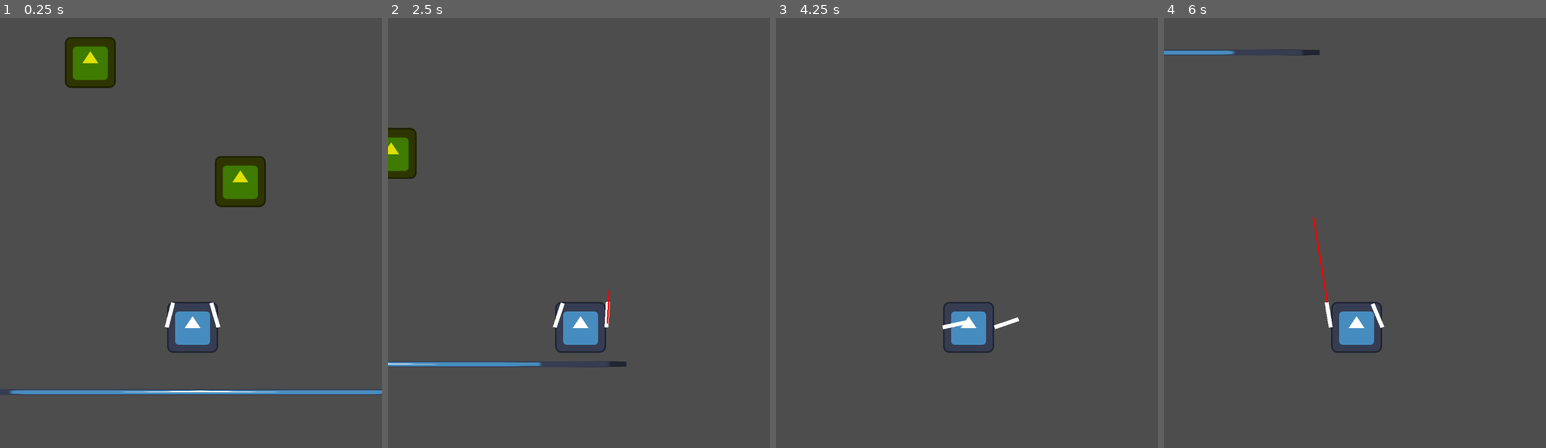
Above: before the commit, frames 1-4 (left to right).
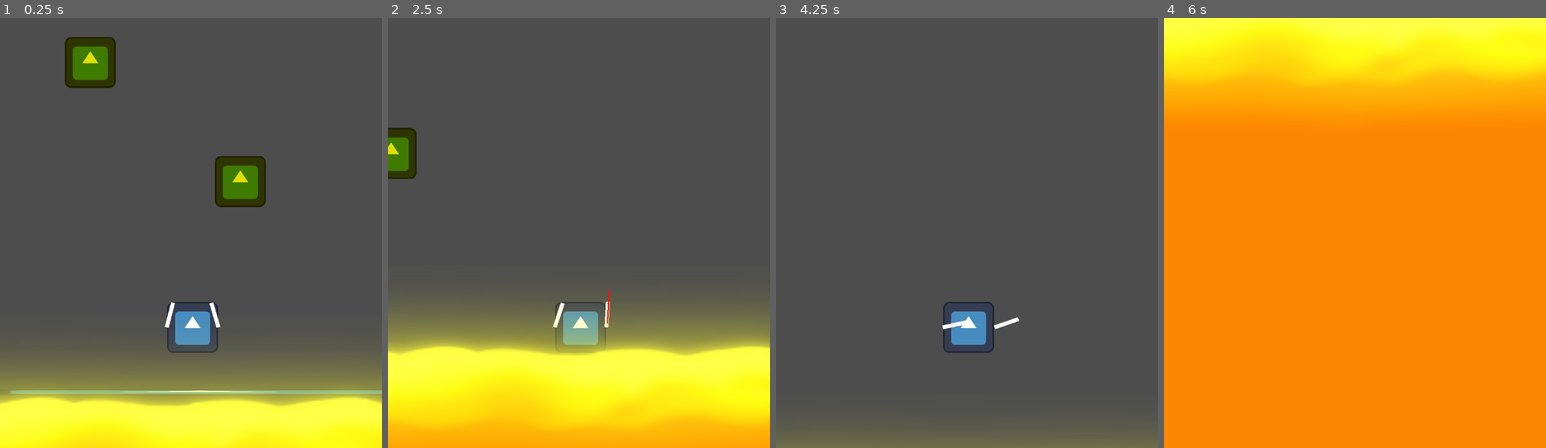
Above: after the commit, the same moments.

Repository: Z3BINI/mini_jam_june
Game: Godot game, scene res://scenes/world/testing_grounds.tscn
The game is run twice, just before and just after one commit, with the same random seed, the same clock (stepped at 60 frames per second) and the same inputs. The project has no main scene, so this scene is started directly. The engine's default icon, where the game draws it, is replaced by a stand-in: a white triangle on a blue panel in a dark square.
Inputs (mouse positions are in pixels of both pictures, inside the frame that each line leads up to):
- Up to frame 1 (0.25 s): no input
- Up to frame 2 (2.5 s): move the mouse to (663, 211) at 0.52 s; hold D (move_right) 0.53-1.28 s; hold Space (boost) 0.53-1.28 s; move the mouse to (502, 254) at 1.27 s; hold A (move_left) 1.28-2.03 s; click (502, 254) at 1.35 s; move the mouse to (617, 138) at 2.02 s; hold D (move_right) from 2.03 s (still down); hold Right mouse button (shoot_grapple_right) from 2.03 s (still down)
- Up to frame 3 (4.25 s): move the mouse to (947, 319) at 2.77 s; release Right mouse button (shoot_grapple_right) at 2.78 s; tap Space (boost) at 2.85 s; move the mouse to (1081, 297) at 3.52 s; release D (move_right) at 3.53 s; press the mouse at (1081, 297) at 3.53 s; hold A (move_left) from 3.53 s (still down)
- Up to frame 4 (6 s): move the mouse to (1240, 168) at 4.27 s; release the mouse at (1240, 168) at 4.28 s; right-click (1240, 168) at 4.35 s; move the mouse to (1374, 233) at 5.02 s; hold Space (boost) 5.03-5.78 s; move the mouse to (1297, 125) at 5.77 s; release A (move_left) at 5.78 s; hold D (move_right) from 5.78 s (still down); click (1297, 125) at 5.85 s

The runs differ from the first frame. In frame 1, 20% of the frame differs, in the area x 0-100%, y 79-100%; in frame 2, 32%; in frame 3, 2.0%; in frame 4, 100%, in the area x 0-100%, y 0-100%.

Commit message:
Testing lava movement

Diff:
--- a/scenes/world/testing_grounds.tscn
+++ b/scenes/world/testing_grounds.tscn
@@ -1,7 +1,8 @@
-[gd_scene load_steps=6 format=3 uid="uid://y2c83o11ef3t"]
+[gd_scene load_steps=7 format=3 uid="uid://y2c83o11ef3t"]
 
 [ext_resource type="Texture2D" uid="uid://cgoup5237bs31" path="res://icon.svg" id="1_6ya5b"]
 [ext_resource type="PackedScene" uid="uid://c70fmn0cl4qur" path="res://scenes/entities/player.tscn" id="2_0gv5v"]
+[ext_resource type="PackedScene" uid="uid://chpbx5nn0gyqx" path="res://scenes/objects/lava.tscn" id="3_n7ekt"]
 
 [sub_resource type="RectangleShape2D" id="RectangleShape2D_n4yv0"]
 size = Vector2(1388, 16)
@@ -30,87 +31,92 @@
 [node name="Camera2D" type="Camera2D" parent="Player"]
 position = Vector2(-4, -237)
 
-[node name="StaticBody2D" type="StaticBody2D" parent="."]
+[node name="Platforms" type="Node" parent="."]
+
+[node name="StaticBody2D" type="StaticBody2D" parent="Platforms"]
 position = Vector2(101, -529)
 
-[node name="Sprite2D" type="Sprite2D" parent="StaticBody2D"]
+[node name="Sprite2D" type="Sprite2D" parent="Platforms/StaticBody2D"]
 modulate = Color(0.876007, 0.876007, 0, 1)
 texture = ExtResource("1_6ya5b")
 
-[node name="Grappable4" type="Area2D" parent="StaticBody2D"]
+[node name="Grappable4" type="Area2D" parent="Platforms/StaticBody2D"]
 collision_layer = 8
 collision_mask = 4
 
-[node name="CollisionShape2D" type="CollisionShape2D" parent="StaticBody2D/Grappable4"]
+[node name="CollisionShape2D" type="CollisionShape2D" parent="Platforms/StaticBody2D/Grappable4"]
 shape = SubResource("RectangleShape2D_dvjih")
 
-[node name="CollisionShape2D" type="CollisionShape2D" parent="StaticBody2D"]
+[node name="CollisionShape2D" type="CollisionShape2D" parent="Platforms/StaticBody2D"]
 shape = SubResource("CircleShape2D_xoad2")
 
-[node name="StaticBody2D3" type="StaticBody2D" parent="."]
+[node name="StaticBody2D3" type="StaticBody2D" parent="Platforms"]
 position = Vector2(254, -1059)
 
-[node name="Sprite2D" type="Sprite2D" parent="StaticBody2D3"]
+[node name="Sprite2D" type="Sprite2D" parent="Platforms/StaticBody2D3"]
 modulate = Color(0.876007, 0.876007, 0, 1)
 texture = ExtResource("1_6ya5b")
 
-[node name="Grappable4" type="Area2D" parent="StaticBody2D3"]
+[node name="Grappable4" type="Area2D" parent="Platforms/StaticBody2D3"]
 collision_layer = 8
 collision_mask = 4
 
-[node name="CollisionShape2D" type="CollisionShape2D" parent="StaticBody2D3/Grappable4"]
+[node name="CollisionShape2D" type="CollisionShape2D" parent="Platforms/StaticBody2D3/Grappable4"]
 shape = SubResource("RectangleShape2D_dvjih")
 
-[node name="CollisionShape2D" type="CollisionShape2D" parent="StaticBody2D3"]
+[node name="CollisionShape2D" type="CollisionShape2D" parent="Platforms/StaticBody2D3"]
 shape = SubResource("CircleShape2D_xoad2")
 
-[node name="StaticBody2D4" type="StaticBody2D" parent="."]
+[node name="StaticBody2D4" type="StaticBody2D" parent="Platforms"]
 position = Vector2(-281, -1490)
 
-[node name="Sprite2D" type="Sprite2D" parent="StaticBody2D4"]
+[node name="Sprite2D" type="Sprite2D" parent="Platforms/StaticBody2D4"]
 modulate = Color(0.876007, 0.876007, 0, 1)
 texture = ExtResource("1_6ya5b")
 
-[node name="Grappable4" type="Area2D" parent="StaticBody2D4"]
+[node name="Grappable4" type="Area2D" parent="Platforms/StaticBody2D4"]
 collision_layer = 8
 collision_mask = 4
 
-[node name="CollisionShape2D" type="CollisionShape2D" parent="StaticBody2D4/Grappable4"]
+[node name="CollisionShape2D" type="CollisionShape2D" parent="Platforms/StaticBody2D4/Grappable4"]
 shape = SubResource("RectangleShape2D_dvjih")
 
-[node name="CollisionShape2D" type="CollisionShape2D" parent="StaticBody2D4"]
+[node name="CollisionShape2D" type="CollisionShape2D" parent="Platforms/StaticBody2D4"]
 shape = SubResource("CircleShape2D_xoad2")
 
-[node name="StaticBody2D5" type="StaticBody2D" parent="."]
+[node name="StaticBody2D5" type="StaticBody2D" parent="Platforms"]
 position = Vector2(367, -1861)
 
-[node name="Sprite2D" type="Sprite2D" parent="StaticBody2D5"]
+[node name="Sprite2D" type="Sprite2D" parent="Platforms/StaticBody2D5"]
 modulate = Color(0.876007, 0.876007, 0, 1)
 texture = ExtResource("1_6ya5b")
 
-[node name="Grappable4" type="Area2D" parent="StaticBody2D5"]
+[node name="Grappable4" type="Area2D" parent="Platforms/StaticBody2D5"]
 collision_layer = 8
 collision_mask = 4
 
-[node name="CollisionShape2D" type="CollisionShape2D" parent="StaticBody2D5/Grappable4"]
+[node name="CollisionShape2D" type="CollisionShape2D" parent="Platforms/StaticBody2D5/Grappable4"]
 shape = SubResource("RectangleShape2D_dvjih")
 
-[node name="CollisionShape2D" type="CollisionShape2D" parent="StaticBody2D5"]
+[node name="CollisionShape2D" type="CollisionShape2D" parent="Platforms/StaticBody2D5"]
 shape = SubResource("CircleShape2D_xoad2")
 
-[node name="StaticBody2D2" type="StaticBody2D" parent="."]
+[node name="StaticBody2D2" type="StaticBody2D" parent="Platforms"]
 position = Vector2(-276, -828)
 
-[node name="Sprite2D" type="Sprite2D" parent="StaticBody2D2"]
+[node name="Sprite2D" type="Sprite2D" parent="Platforms/StaticBody2D2"]
 modulate = Color(0.876007, 0.876007, 0, 1)
 texture = ExtResource("1_6ya5b")
 
-[node name="Grappable4" type="Area2D" parent="StaticBody2D2"]
+[node name="Grappable4" type="Area2D" parent="Platforms/StaticBody2D2"]
 collision_layer = 8
 collision_mask = 4
 
-[node name="CollisionShape2D" type="CollisionShape2D" parent="StaticBody2D2/Grappable4"]
+[node name="CollisionShape2D" type="CollisionShape2D" parent="Platforms/StaticBody2D2/Grappable4"]
 shape = SubResource("RectangleShape2D_dvjih")
 
-[node name="CollisionShape2D" type="CollisionShape2D" parent="StaticBody2D2"]
+[node name="CollisionShape2D" type="CollisionShape2D" parent="Platforms/StaticBody2D2"]
 shape = SubResource("CircleShape2D_xoad2")
+
+[node name="Lava" parent="." instance=ExtResource("3_n7ekt")]
+position = Vector2(3, 310)
